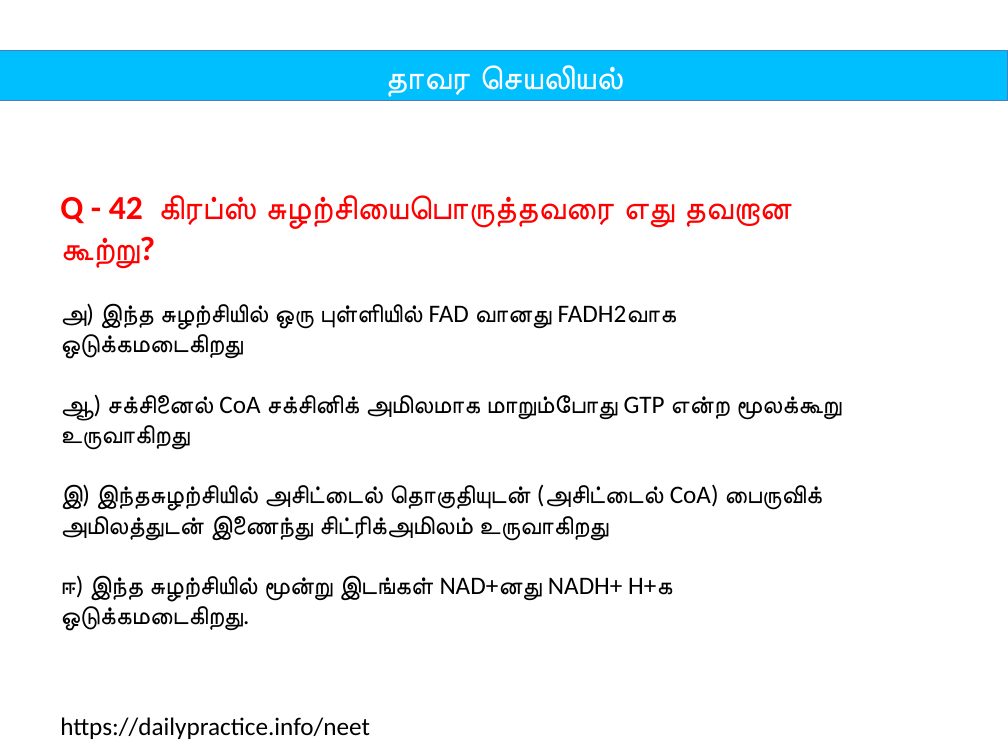
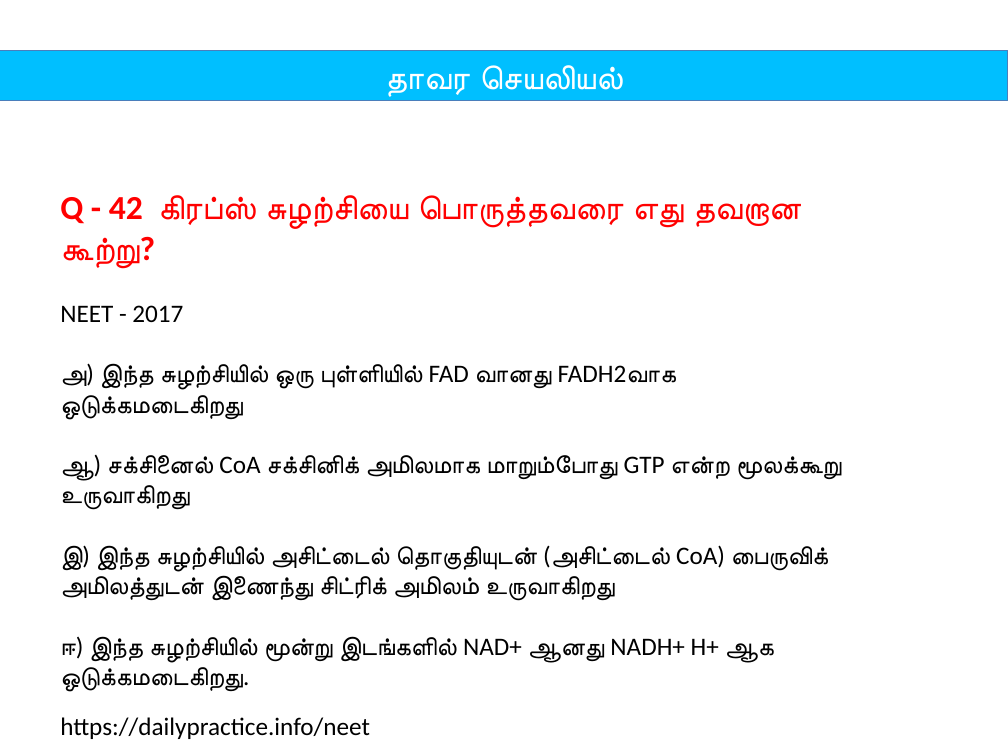
Before and after one commit to tvmani/tvmani.github.io, a slide deck: slide 84 of tamil_biology/unit_05_plant_physiology.pptx. Drawn at 1008x756 pixels with LibreOffice and Linux fonts; fonts in the diff are those of the drawing. Boxes give left, top, right and bottom in pixels: in the first picture for what was removed or moved away, otherwise in the second. Text is boxed around its words. In the diff, an @@ line names an element or a change of style, - is before the commit and + after.

```diff
--- a/tamil_biology/unit_05_plant_physiology.pptx
+++ b/tamil_biology/unit_05_plant_physiology.pptx
@@ text at (60, 195, 801, 322): text changed @@
-Q - 42 கிரப்ஸ் சுழற்சியைபொருத்தவரை எது தவறான கூற்று?
+Q - 42 கிரப்ஸ் சுழற்சியை பொருத்தவரை எது தவறான கூற்று?
+NEET - 2017
@@ text at (60, 545, 829, 692): text changed @@
-இ) இந்தசுழற்சியில் அசிட்டைல் தொகுதியுடன் (அசிட்டைல் CoA) பைருவிக் அமிலத்துடன் இணைந்து சிட்ரிக்அமிலம் உருவாகிறது
-ஈ) இந்த சுழற்சியில் மூன்று இடங்கள் NAD+னது NADH+ H+க ஒடுக்கமடைகிறது.
+இ) இந்த சுழற்சியில் அசிட்டைல் தொகுதியுடன் (அசிட்டைல் CoA) பைருவிக் அமிலத்துடன் இணைந்து சிட்ரிக் அமிலம் உருவாகிறது
+ஈ) இந்த சுழற்சியில் மூன்று இடங்களில் NAD+ ஆனது NADH+ H+ ஆக ஒடுக்கமடைகிறது.
```
Also in this commit, not shown: 123 other slides changed, 2 slides added, 7 other files.
